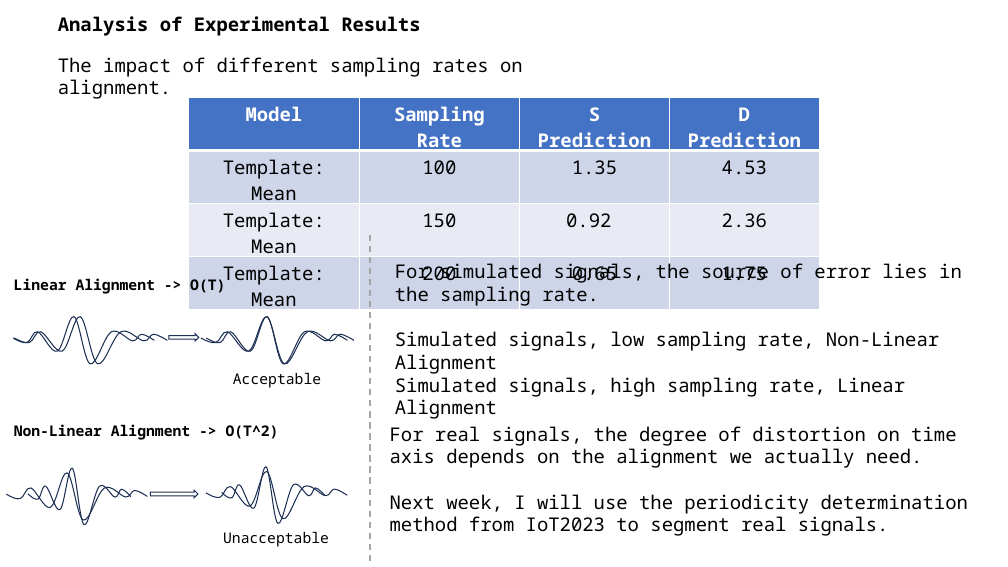
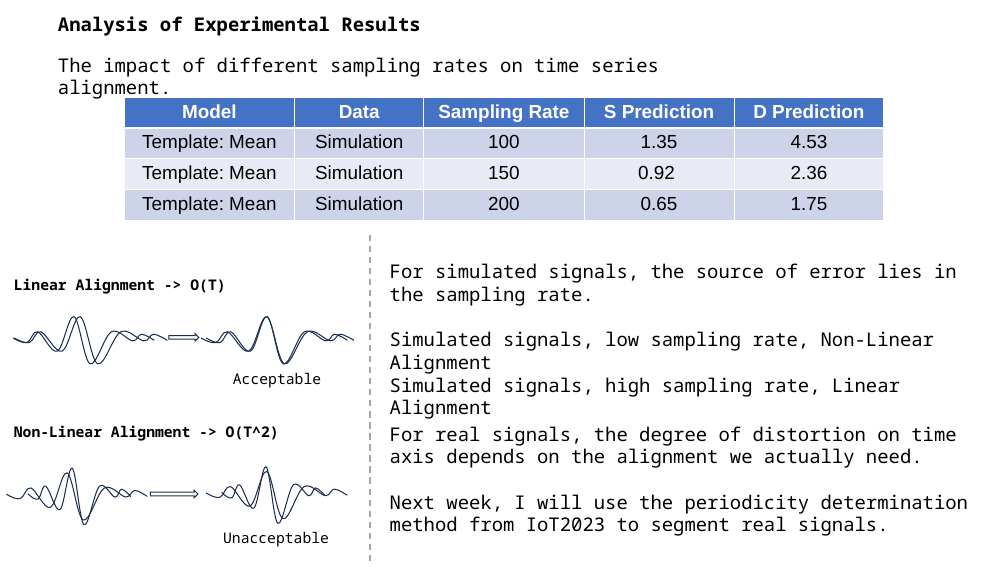
Before and after one commit to A-Big-Tortoise/Presentation, a slide deck: slide 8 of Presentation_1120_JiayuChen.pptx. Drawn at 1008x567 pixels with LibreOffice and Linux fonts; fonts in the diff are those of the drawing. Boxes give left, top, right and bottom in pixels: in the first picture for what was removed or moved away, otherwise in the second. Text is boxed around its words. In the diff, an @@ line names an element or a change of style, - is before the commit and + after.

```diff
--- a/Presentation_1120_JiayuChen.pptx
+++ b/Presentation_1120_JiayuChen.pptx
@@ text at <box>58,57,659,77</box>: text changed @@
-The impact of different sampling rates on alignment.
+The impact of different sampling rates on time series alignment.
@@ table at <box>124,98,884,220</box> @@
+column 2: Data | Simulation | Simulation | Simulation
@@ table: place and size @@
-table at <box>188,98,819,316</box>
+table at <box>124,98,884,220</box>
@@ text "For simulated signals, the source ...": place and size @@
-text "For simulated signals, the source ..." at <box>395,261,962,419</box>
+text "For simulated signals, the source ..." at <box>390,263,957,419</box>
```
Also in this commit, not shown: 10 other slides changed, 1 slide added.
